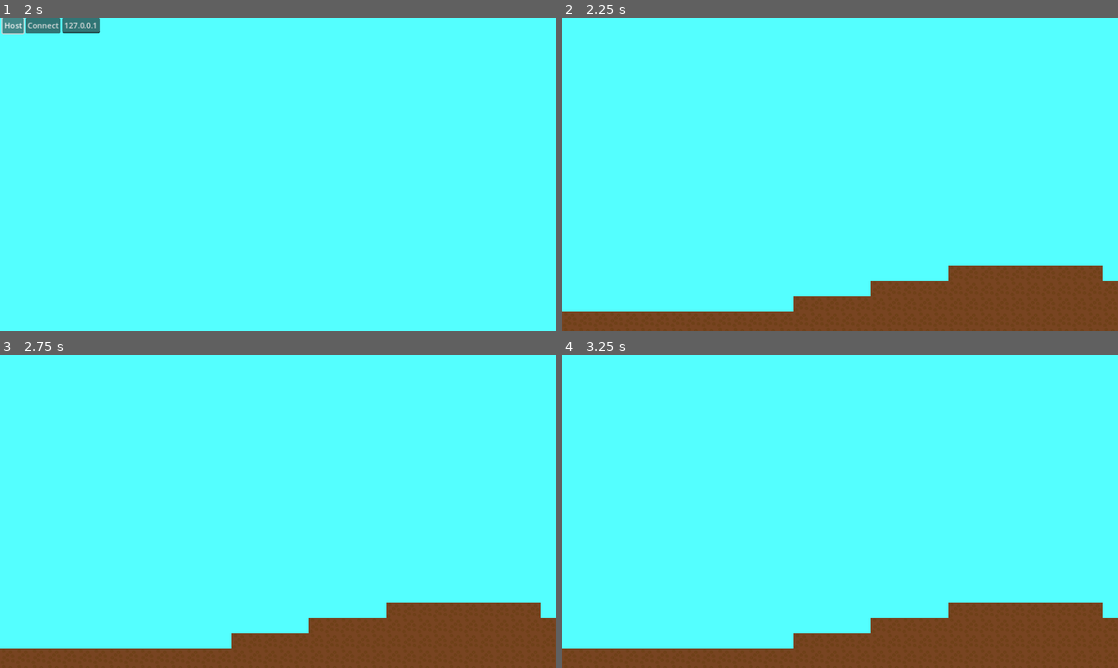
Above: before the commit, frames 1-4 (two rows, left to right).
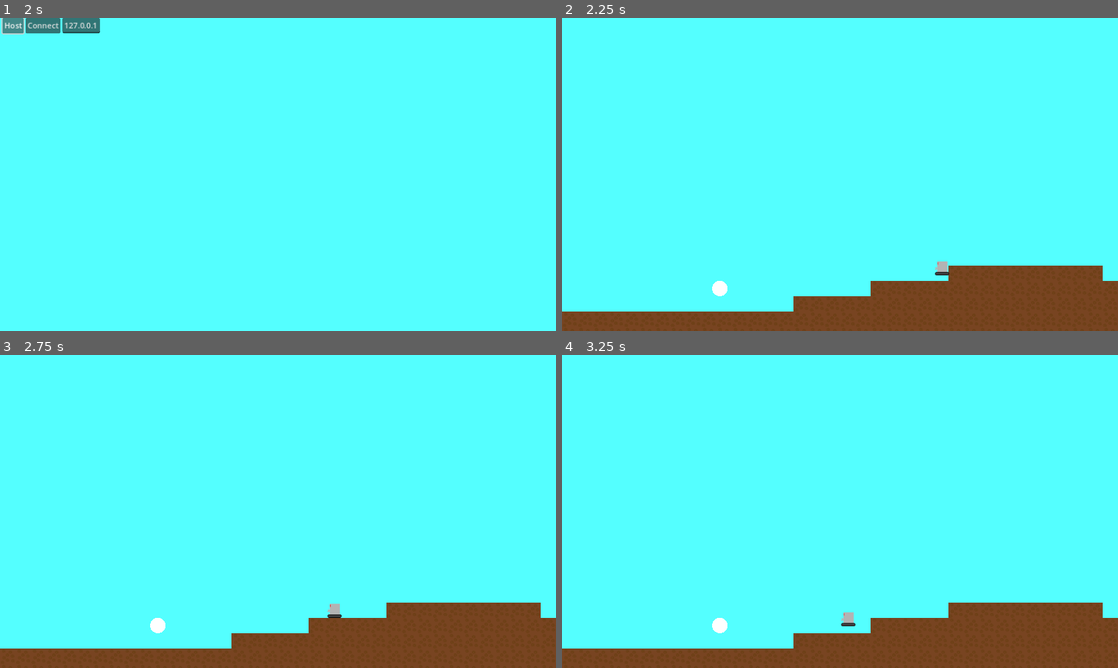
Above: after the commit, the same moments.

Repository: the-aNamee/PFG
Game: Godot game, scene res://multiplayer/multiplayer.tscn
The game is run twice, just before and just after one commit, with the same random seed, the same clock (stepped at 60 frames per second) and the same inputs.
Inputs:
- Up to frame 1 (2 s): tap Enter at 0.5 s; hold D (move_right) 0.53-1.25 s; tap K (action 1) at 0.6 s; tap L (jump) at 0.77, 0.8, 1.07 s; click "Host" at 1.25 s
- Up to frame 2 (2.25 s): click "Connect" at 2 s
- Up to frame 3 (2.75 s): no input
- Up to frame 4 (3.25 s): hold D (move_right) from 2.78 s (still down); tap L (jump) at 2.85, 3.02 s; tap K (action 1) at 3.05 s

Frame 1 is identical in both runs. In frame 2, 0.2% of the frame differs, in the area x 27-70%, y 77-89%; in frame 3, 0.2%, in the area x 27-62%, y 79-89%; in frame 4, 0.2%.

Commit message:
Tried to add enemies.

Diff:
--- /dev/null
+++ b/assets/art/enemies/claw_bot.svg
@@ -0,0 +1,73 @@
+<?xml version="1.0" encoding="UTF-8" standalone="no"?>
+<!-- Created with Inkscape (http://www.inkscape.org/) -->
+
+<svg
+   width="32"
+   height="32"
+   viewBox="0 0 8.4666664 8.4666666"
+   version="1.1"
+   id="svg1"
+   inkscape:version="1.3.2 (091e20e, 2023-11-25, custom)"
+   sodipodi:docname="claw_bot.svg"
+   xmlns:inkscape="http://www.inkscape.org/namespaces/inkscape"
+   xmlns:sodipodi="http://sodipodi.sourceforge.net/DTD/sodipodi-0.dtd"
+   xmlns="http://www.w3.org/2000/svg"
+   xmlns:svg="http://www.w3.org/2000/svg">
+  <sodipodi:namedview
+     id="namedview1"
+     pagecolor="#ffffff"
+     bordercolor="#000000"
+     borderopacity="0.25"
+     inkscape:showpageshadow="2"
+     inkscape:pageopacity="0.0"
+     inkscape:pagecheckerboard="0"
+     inkscape:deskcolor="#d1d1d1"
+     inkscape:document-units="mm"
+     inkscape:zoom="15.662534"
+     inkscape:cx="28.826753"
+     inkscape:cy="17.270513"
+     inkscape:window-width="1920"
+     inkscape:window-height="991"
+     inkscape:window-x="-9"
+     inkscape:window-y="-9"
+     inkscape:window-maximized="1"
+     inkscape:current-layer="layer1" />
+  <defs
+     id="defs1" />
+  <g
+     inkscape:label="Layer 1"
+     inkscape:groupmode="layer"
+     id="layer1">
+    <rect
+       style="fill:#b3b3b3;stroke:none;stroke-width:0.239721;stroke-linecap:round;stroke-linejoin:round;stroke-dasharray:none;stroke-opacity:1"
+       id="rect1"
+       width="5.5746088"
+       height="6.3178897"
+       x="1.5034553"
+       y="0.74328119" />
+    <path
+       id="path1"
+       style="fill:#3d3d3d;stroke:#000000;stroke-width:0.264578;stroke-linecap:round;stroke-linejoin:round;stroke-dasharray:none;stroke-opacity:1"
+       d="M 1.2638376,6.7373475 A 0.7987938,0.79886253 0 0 0 0.46539957,7.5358624 0.7987938,0.79886253 0 0 0 1.2638376,8.3343775 H 7.2028249 A 0.7987855,0.79886253 0 0 0 8.0012628,7.5358624 0.7987855,0.79886253 0 0 0 7.2028249,6.7373475 Z" />
+    <path
+       style="fill:#b3b3b3;stroke:none;stroke-width:0.329982;stroke-linecap:round;stroke-linejoin:round;stroke-dasharray:none;stroke-opacity:1"
+       id="path2"
+       sodipodi:type="arc"
+       sodipodi:cx="-4.4034858"
+       sodipodi:cy="-1.6007875"
+       sodipodi:rx="0.73742729"
+       sodipodi:ry="0.73742729"
+       sodipodi:start="0"
+       sodipodi:end="4.7406378"
+       sodipodi:arc-type="slice"
+       d="m -3.6660585,-1.6007875 a 0.73742729,0.73742729 0 0 1 -0.4600445,0.68326992 0.73742729,0.73742729 0 0 1 -0.8061354,-0.16924692 0.73742729,0.73742729 0 0 1 -0.14641,-0.8105941 0.73742729,0.73742729 0 0 1 0.6959913,-0.440562 l -0.020829,0.7371331 z"
+       transform="rotate(-120)" />
+    <ellipse
+       style="fill:#ff0000;stroke:none;stroke-width:0.225864;stroke-linecap:round;stroke-linejoin:round;stroke-dasharray:none;stroke-opacity:1"
+       id="path3"
+       cx="1.9052246"
+       cy="1.930732"
+       rx="0.13736728"
+       ry="0.77206886" />
+  </g>
+</svg>
--- a/project.godot
+++ b/project.godot
@@ -54,6 +54,11 @@
 "events": [Object(InputEventKey,"resource_local_to_scene":false,"resource_name":"","device":-1,"window_id":0,"alt_pressed":false,"shift_pressed":false,"ctrl_pressed":false,"meta_pressed":false,"pressed":false,"keycode":0,"physical_keycode":75,"key_label":0,"unicode":107,"echo":false,"script":null)
 ]
 }
+pause={
+"deadzone": 0.5,
+"events": [Object(InputEventKey,"resource_local_to_scene":false,"resource_name":"","device":-1,"window_id":0,"alt_pressed":false,"shift_pressed":false,"ctrl_pressed":false,"meta_pressed":false,"pressed":false,"keycode":4194305,"physical_keycode":0,"key_label":0,"unicode":0,"echo":false,"script":null)
+]
+}
 
 [rendering]
 
--- a/scenes/level_0.tscn
+++ b/scenes/level_0.tscn
@@ -1,8 +1,10 @@
-[gd_scene load_steps=6 format=3 uid="uid://c8deumkio1j85"]
+[gd_scene load_steps=9 format=3 uid="uid://c8deumkio1j85"]
 
 [ext_resource type="Texture2D" uid="uid://erprtjkqju0y" path="res://assets/art/tilemaps/testing.svg" id="1_4s1rl"]
 [ext_resource type="Script" path="res://scenes/level.gd" id="1_228ee"]
-[ext_resource type="PackedScene" uid="uid://clctywuy6360q" path="res://stuff/player/player.tscn" id="2_hv5ik"]
+[ext_resource type="PackedScene" uid="uid://drbudtrtckdtt" path="res://stuff/enemies/punching bag/punching_bag.tscn" id="3_1xaqq"]
+[ext_resource type="PackedScene" uid="uid://bg7d5jakrybnq" path="res://stuff/enemies/claw bot/claw_bot.tscn" id="3_wlvgy"]
+[ext_resource type="Script" path="res://stuff/debug camera/DebugCamera.gd" id="5_vwgob"]
 
 [sub_resource type="TileSetAtlasSource" id="TileSetAtlasSource_don3i"]
 texture = ExtResource("1_4s1rl")
@@ -17,6 +19,15 @@
 physics_layer_0/collision_layer = 1
 sources/1 = SubResource("TileSetAtlasSource_don3i")
 
+[sub_resource type="GDScript" id="GDScript_2qa3m"]
+script/source = "extends Node
+
+func _ready():
+	var clawer = preload(\"res://stuff/enemies/claw bot/claw_bot.tscn\").instantiate()
+	clawer.position = Vector2(1957, 590)
+	add_child(clawer)
+"
+
 [node name="Level0" type="Node2D"]
 script = ExtResource("1_228ee")
 
@@ -27,9 +38,22 @@
 
 [node name="Players" type="Node" parent="."]
 
-[node name="MultiplayerSpawner" type="MultiplayerSpawner" parent="."]
+[node name="PlayerSpawner" type="MultiplayerSpawner" parent="."]
 _spawnable_scenes = PackedStringArray("res://stuff/player/player.tscn")
 spawn_path = NodePath("../Players")
 
-[node name="Player" parent="." instance=ExtResource("2_hv5ik")]
-position = Vector2(430, 365)
+[node name="Enemies" type="Node" parent="."]
+script = SubResource("GDScript_2qa3m")
+
+[node name="ClawBot" parent="Enemies" instance=ExtResource("3_wlvgy")]
+position = Vector2(775, 502)
+
+[node name="PunchingBag" parent="Enemies" instance=ExtResource("3_1xaqq")]
+
+[node name="EnemySpawner" type="MultiplayerSpawner" parent="."]
+_spawnable_scenes = PackedStringArray("res://stuff/enemies/claw bot/claw_bot.tscn", "res://stuff/enemies/punching bag/punching_bag.tscn")
+spawn_path = NodePath("../Enemies")
+
+[node name="DebugCamera" type="Camera2D" parent="."]
+position = Vector2(576, 324)
+script = ExtResource("5_vwgob")
--- /dev/null
+++ b/stuff/debug camera/DebugCamera.gd
@@ -0,0 +1,23 @@
+extends Camera2D
+
+const SPEED = 0.1
+var activated = false
+
+func _ready():
+	if !multiplayer.is_server():
+		return
+	enabled = true
+
+func _process(delta):
+	if !multiplayer.is_server():
+		return
+
+	if Input.is_action_just_pressed("pause"):
+		activated = !activated
+		if activated:
+			Input.mouse_mode = Input.MOUSE_MODE_CAPTURED
+		else:
+			Input.mouse_mode = Input.MOUSE_MODE_VISIBLE
+
+	if activated:
+		position += Input.get_last_mouse_velocity() * SPEED
--- /dev/null
+++ b/stuff/debug camera/debug_camera.tscn
@@ -0,0 +1,8 @@
+[gd_scene load_steps=2 format=3 uid="uid://c57jtypplnqnr"]
+
+[ext_resource type="Script" path="res://stuff/debug camera/DebugCamera.gd" id="1_kbav7"]
+
+[node name="DebugCamera" type="Camera2D"]
+position = Vector2(576, 324)
+enabled = false
+script = ExtResource("1_kbav7")
--- /dev/null
+++ b/stuff/enemies/claw bot/claw_bot.gd
@@ -0,0 +1,37 @@
+extends CharacterBody2D
+
+
+
+@onready var art = $Art
+
+const SPEED = 50.0
+const FRICTION = 0.75
+const JUMP_VELOCITY = -400.0
+
+# Get the gravity from the project settings to be synced with RigidBody nodes.
+var gravity = ProjectSettings.get_setting("physics/2d/default_gravity")
+
+var direction = 1
+
+func _physics_process(delta):
+	if is_on_wall():
+		direction = -direction
+
+	# Add the gravity.
+	if !is_on_floor():
+		velocity.y += gravity * delta
+
+	# Get the input direction and handle the movement/deceleration.
+	velocity.x = velocity.x * FRICTION
+	velocity.x += direction * SPEED
+
+	if direction > 0:
+		art.scale.x = 1
+	elif direction < 0:
+		art.scale.x = -1
+
+	move_and_slide()
+
+
+func _on_death():
+	queue_free()
--- /dev/null
+++ b/stuff/enemies/claw bot/claw_bot.tscn
@@ -0,0 +1,56 @@
+[gd_scene load_steps=8 format=3 uid="uid://bg7d5jakrybnq"]
+
+[ext_resource type="Script" path="res://stuff/enemies/claw bot/claw_bot.gd" id="1_0gd1v"]
+[ext_resource type="PackedScene" uid="uid://chm7svgl6dutb" path="res://stuff/systems/health system/health_system.tscn" id="2_jdgqk"]
+[ext_resource type="Texture2D" uid="uid://brarf7mog50iw" path="res://assets/art/enemies/claw_bot.svg" id="2_srrao"]
+[ext_resource type="PackedScene" uid="uid://dm1ieqpngwl4s" path="res://stuff/systems/hit system/hit_system.tscn" id="4_ob6ls"]
+
+[sub_resource type="RectangleShape2D" id="RectangleShape2D_wpndl"]
+size = Vector2(3, 5)
+
+[sub_resource type="RectangleShape2D" id="RectangleShape2D_ql5xb"]
+size = Vector2(20, 26)
+
+[sub_resource type="SceneReplicationConfig" id="SceneReplicationConfig_m5mgt"]
+properties/0/path = NodePath(".:position")
+properties/0/spawn = true
+properties/0/replication_mode = 1
+properties/1/path = NodePath("Art:scale")
+properties/1/spawn = true
+properties/1/replication_mode = 1
+properties/2/path = NodePath("HealthSystem:health")
+properties/2/spawn = true
+properties/2/replication_mode = 1
+properties/3/path = NodePath(".:velocity")
+properties/3/spawn = true
+properties/3/replication_mode = 1
+
+[node name="ClawBot" type="CharacterBody2D"]
+script = ExtResource("1_0gd1v")
+
+[node name="Art" type="Node2D" parent="."]
+
+[node name="Sprite2d" type="Sprite2D" parent="Art"]
+texture = ExtResource("2_srrao")
+flip_h = true
+
+[node name="Hitter" type="Area2D" parent="Art"]
+
+[node name="CollisionShape2D" type="CollisionShape2D" parent="Art/Hitter"]
+position = Vector2(12.5, 1.5)
+shape = SubResource("RectangleShape2D_wpndl")
+
+[node name="CollisionShape2D" type="CollisionShape2D" parent="."]
+position = Vector2(0, 3)
+shape = SubResource("RectangleShape2D_ql5xb")
+
+[node name="HealthSystem" parent="." instance=ExtResource("2_jdgqk")]
+health = 3
+
+[node name="HitSystem" parent="." instance=ExtResource("4_ob6ls")]
+
+[node name="MultiplayerSynchronizer" type="MultiplayerSynchronizer" parent="."]
+replication_config = SubResource("SceneReplicationConfig_m5mgt")
+
+[connection signal="body_entered" from="Art/Hitter" to="HitSystem" method="hit"]
+[connection signal="die" from="HealthSystem" to="." method="_on_death"]
--- /dev/null
+++ b/stuff/enemies/punching bag/punching_bag.gd
@@ -0,0 +1,4 @@
+extends CharacterBody2D
+
+func _on_death():
+	queue_free()
--- /dev/null
+++ b/stuff/enemies/punching bag/punching_bag.tscn
@@ -0,0 +1,25 @@
+[gd_scene load_steps=5 format=3 uid="uid://drbudtrtckdtt"]
+
+[ext_resource type="PackedScene" uid="uid://chm7svgl6dutb" path="res://stuff/systems/health system/health_system.tscn" id="1_f6rfy"]
+[ext_resource type="Script" path="res://stuff/enemies/punching bag/punching_bag.gd" id="1_wq65c"]
+
+[sub_resource type="SphereMesh" id="SphereMesh_6dsar"]
+radius = 16.0
+height = 32.0
+
+[sub_resource type="CircleShape2D" id="CircleShape2D_c02tx"]
+radius = 16.1245
+
+[node name="PunchingBag" type="CharacterBody2D"]
+position = Vector2(327, 560)
+script = ExtResource("1_wq65c")
+
+[node name="MeshInstance2D" type="MeshInstance2D" parent="."]
+mesh = SubResource("SphereMesh_6dsar")
+
+[node name="CollisionShape2D" type="CollisionShape2D" parent="."]
+shape = SubResource("CircleShape2D_c02tx")
+
+[node name="HealthSystem" parent="." instance=ExtResource("1_f6rfy")]
+
+[connection signal="die" from="HealthSystem" to="." method="_on_death"]
--- a/stuff/player/Player.gd
+++ b/stuff/player/Player.gd
@@ -14,15 +14,12 @@
 		player_id = id
 		$PlayerInput.set_multiplayer_authority(id)
 
+@export var can_turn_around = true
 
 # Get the gravity from the project settings to be synced with RigidBody nodes.
 var gravity = ProjectSettings.get_setting("physics/2d/default_gravity")
 
 func _ready():
-	if player_id == 1:
-		queue_free()
-
-
 	if player_id == multiplayer.get_unique_id():
 		$Camera2D.make_current()
 
@@ -39,8 +36,7 @@
 	input.jumping = false
 
 	# Handle action.
-	if input.action_1ing && is_on_floor():
-		print("Slashing")
+	if input.action_1ing:
 		animation_player.play("slash")
 	input.action_1ing = false
 
@@ -48,9 +44,13 @@
 	velocity.x = velocity.x * FRICTION
 	velocity.x += input.direction * SPEED
 
-	if input.direction > 0:
+	if input.direction > 0 && can_turn_around:
 		$Art.scale.x = 1
-	elif input.direction < 0:
+	elif input.direction < 0 && can_turn_around:
 		$Art.scale.x = -1
 
 	move_and_slide()
+
+
+func _on_death():
+	queue_free()
--- a/stuff/player/PlayerInput.gd
+++ b/stuff/player/PlayerInput.gd
@@ -8,13 +8,18 @@
 func _ready():
 	set_process(get_multiplayer_authority() == multiplayer.get_unique_id())
 
-@rpc("call_local")
+@rpc("any_peer")
 func jump():
 	jumping = true
 
-@rpc("call_local")
+@rpc()
 func action_1():
-	print("Actioning")
+	server_confirm.rpc()
+	if multiplayer.is_server():
+		action_1ing = true
+
+@rpc("any_peer")
+func server_confirm() -> void:
 	action_1ing = true
 
 func _process(_delta):
@@ -22,4 +27,4 @@
 	if Input.is_action_just_pressed("jump"):
 		jump.rpc()
 	if Input.is_action_just_pressed("action 1"):
-		action_1.rpc()
+		action_1.rpc_id(1)
--- a/stuff/player/player.tscn
+++ b/stuff/player/player.tscn
@@ -1,9 +1,11 @@
-[gd_scene load_steps=12 format=3 uid="uid://clctywuy6360q"]
+[gd_scene load_steps=14 format=3 uid="uid://clctywuy6360q"]
 
 [ext_resource type="Script" path="res://stuff/player/Player.gd" id="1_t4s5t"]
-[ext_resource type="Texture2D" uid="uid://cyf8n5pwjq4w0" path="res://assets/player/player.svg" id="2_dfmvg"]
+[ext_resource type="Texture2D" uid="uid://cyf8n5pwjq4w0" path="res://assets/art/player/player.svg" id="3_jt4fx"]
 [ext_resource type="Script" path="res://stuff/player/PlayerInput.gd" id="3_suva5"]
-[ext_resource type="Texture2D" uid="uid://bjuqtlgy7yj1o" path="res://assets/player/sword.svg" id="4_orp1a"]
+[ext_resource type="Texture2D" uid="uid://bjuqtlgy7yj1o" path="res://assets/art/player/sword.svg" id="4_nu86j"]
+[ext_resource type="PackedScene" uid="uid://dm1ieqpngwl4s" path="res://stuff/systems/hit system/hit_system.tscn" id="5_8w73v"]
+[ext_resource type="PackedScene" uid="uid://chm7svgl6dutb" path="res://stuff/systems/health system/health_system.tscn" id="6_vwj8c"]
 
 [sub_resource type="CapsuleShape2D" id="CapsuleShape2D_voq87"]
 radius = 14.0
@@ -55,10 +57,34 @@
 "update": 0,
 "values": [-2.09203]
 }
+tracks/2/type = "value"
+tracks/2/imported = false
+tracks/2/enabled = true
+tracks/2/path = NodePath("..:can_turn_around")
+tracks/2/interp = 1
+tracks/2/loop_wrap = true
+tracks/2/keys = {
+"times": PackedFloat32Array(0),
+"transitions": PackedFloat32Array(1),
+"update": 1,
+"values": [true]
+}
+tracks/3/type = "value"
+tracks/3/imported = false
+tracks/3/enabled = true
+tracks/3/path = NodePath("Area2D/CollisionShape2D:disabled")
+tracks/3/interp = 1
+tracks/3/loop_wrap = true
+tracks/3/keys = {
+"times": PackedFloat32Array(0),
+"transitions": PackedFloat32Array(1),
+"update": 1,
+"values": [true]
+}
 
 [sub_resource type="Animation" id="Animation_bhbdn"]
 resource_name = "slash"
-length = 0.4
+length = 0.2
 tracks/0/type = "value"
 tracks/0/imported = false
 tracks/0/enabled = true
@@ -66,7 +92,7 @@
 tracks/0/interp = 1
 tracks/0/loop_wrap = true
 tracks/0/keys = {
-"times": PackedFloat32Array(0, 0.2, 0.4),
+"times": PackedFloat32Array(0, 0.1, 0.2),
 "transitions": PackedFloat32Array(1, 1, 1),
 "update": 0,
 "values": [Vector2(8, 13), Vector2(12, 14), Vector2(8, 13)]
@@ -78,7 +104,7 @@
 tracks/1/interp = 1
 tracks/1/loop_wrap = true
 tracks/1/keys = {
-"times": PackedFloat32Array(0, 0.2, 0.4),
+"times": PackedFloat32Array(0, 0.1, 0.2),
 "transitions": PackedFloat32Array(1, 1, 1),
 "update": 0,
 "values": [-2.09203, -0.803744, -2.09203]
@@ -90,7 +116,19 @@
 tracks/2/interp = 1
 tracks/2/loop_wrap = true
 tracks/2/keys = {
-"times": PackedFloat32Array(0, 0.4),
+"times": PackedFloat32Array(0, 0.2),
+"transitions": PackedFloat32Array(1, 1),
+"update": 1,
+"values": [false, true]
+}
+tracks/3/type = "value"
+tracks/3/imported = false
+tracks/3/enabled = true
+tracks/3/path = NodePath("..:can_turn_around")
+tracks/3/interp = 1
+tracks/3/loop_wrap = true
+tracks/3/keys = {
+"times": PackedFloat32Array(0, 0.2),
 "transitions": PackedFloat32Array(1, 1),
 "update": 1,
 "values": [false, true]
@@ -103,7 +141,7 @@
 }
 
 [sub_resource type="RectangleShape2D" id="RectangleShape2D_rcxn8"]
-size = Vector2(28, 41)
+size = Vector2(20, 41)
 
 [node name="Player" type="CharacterBody2D"]
 script = ExtResource("1_t4s5t")
@@ -127,12 +165,12 @@
 [node name="Art" type="Node2D" parent="."]
 
 [node name="Sprite2d" type="Sprite2D" parent="Art"]
-texture = ExtResource("2_dfmvg")
+texture = ExtResource("3_jt4fx")
 
 [node name="Sword" type="Sprite2D" parent="Art"]
 position = Vector2(8, 13)
 rotation = -2.09203
-texture = ExtResource("4_orp1a")
+texture = ExtResource("4_nu86j")
 offset = Vector2(18.335, 0)
 
 [node name="AnimationPlayer" type="AnimationPlayer" parent="Art"]
@@ -143,6 +181,14 @@
 [node name="Area2D" type="Area2D" parent="Art"]
 
 [node name="CollisionShape2D" type="CollisionShape2D" parent="Art/Area2D"]
-position = Vector2(28, -0.5)
+position = Vector2(32, -0.5)
 shape = SubResource("RectangleShape2D_rcxn8")
 disabled = true
+
+[node name="HitSystem" parent="." instance=ExtResource("5_8w73v")]
+
+[node name="HealthSystem" parent="." instance=ExtResource("6_vwj8c")]
+health = 4
+
+[connection signal="body_entered" from="Art/Area2D" to="HitSystem" method="hit"]
+[connection signal="die" from="HealthSystem" to="." method="_on_death"]
--- /dev/null
+++ b/stuff/systems/health system/health_system.gd
@@ -0,0 +1,17 @@
+extends Node
+
+signal die
+
+#@export var max_health = 0
+@export var health = 0
+
+func attack(strength: int):
+	health -= strength
+	if health <= 0:
+		health = 0
+		if multiplayer.is_server():
+			die_rpc()
+
+#@rpc()
+func die_rpc():
+	die.emit()
--- /dev/null
+++ b/stuff/systems/health system/health_system.tscn
@@ -0,0 +1,6 @@
+[gd_scene load_steps=2 format=3 uid="uid://chm7svgl6dutb"]
+
+[ext_resource type="Script" path="res://stuff/systems/health system/health_system.gd" id="1_stiry"]
+
+[node name="HealthSystem" type="Node"]
+script = ExtResource("1_stiry")
--- /dev/null
+++ b/stuff/systems/hit system/hit_system.gd
@@ -0,0 +1,11 @@
+extends Node
+
+@export var strength = 1
+
+const HealthSystemScript = preload("res://stuff/systems/health system/health_system.gd")
+
+func hit(body: CollisionObject2D):
+	for node in body.get_children():
+		var script = node.get_script()
+		if script == HealthSystemScript:
+			node.attack(strength)
--- /dev/null
+++ b/stuff/systems/hit system/hit_system.tscn
@@ -0,0 +1,6 @@
+[gd_scene load_steps=2 format=3 uid="uid://dm1ieqpngwl4s"]
+
+[ext_resource type="Script" path="res://stuff/systems/hit system/hit_system.gd" id="1_qhsyn"]
+
+[node name="HitSystem" type="Node"]
+script = ExtResource("1_qhsyn")
Not shown, changed: assets/art/enemies/claw_bot.svg.import
Renamed: assets/player/player.svg -> assets/art/player/player.svg
Not shown, added: assets/art/player/player.svg.import
Renamed: assets/player/sword.svg -> assets/art/player/sword.svg
Not shown, changed: assets/art/player/sword.svg.import
